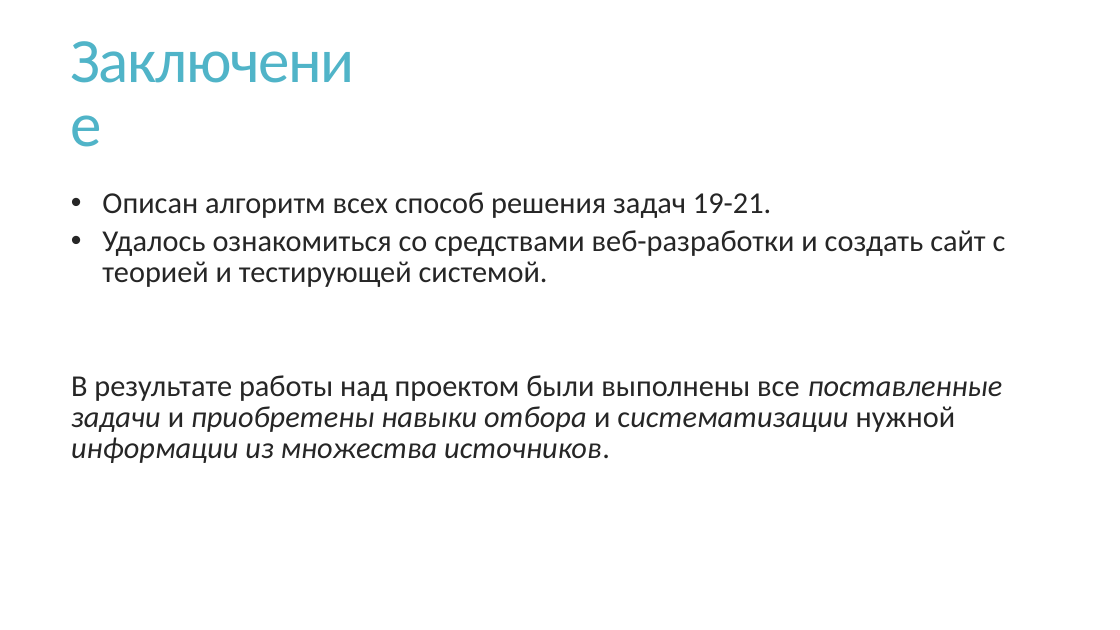
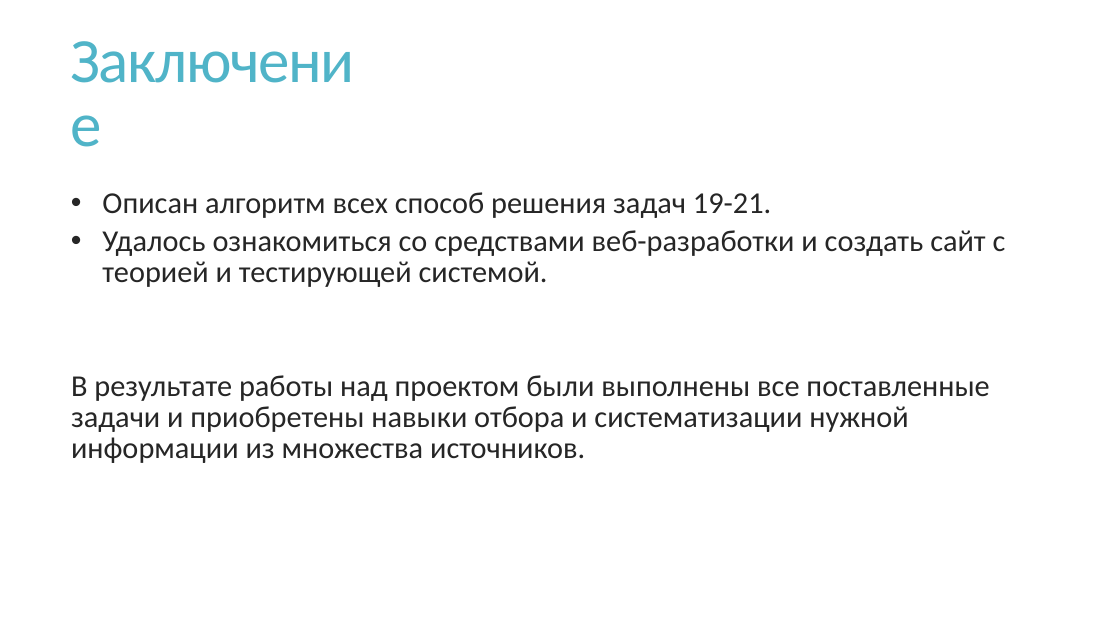
Before and after one commit to VladPetrov3/School_Project_EGE, a slide deck: slide 25 of Организация проекта/Теория игр.pptx. Drawn at 1120x630 pixels with LibreOffice and Linux fonts; fonts in the diff are those of the drawing. Boxes give left, top, right and bottom in pixels: in the first picture for what was removed or moved away, otherwise in the second. Text is boxed around its words. In the diff, an @@ line names an element or a change of style, - is before the commit and + after.

```diff
--- a/Организация проекта/Теория игр.pptx
+++ b/Организация проекта/Теория игр.pptx
@@ text at [71, 375, 989, 463]: italic off in "поставленные задачи приобретены навыки отбора систематизации ..." @@
```
Also in this commit, not shown: 1 other slide changed, 1 other file.
